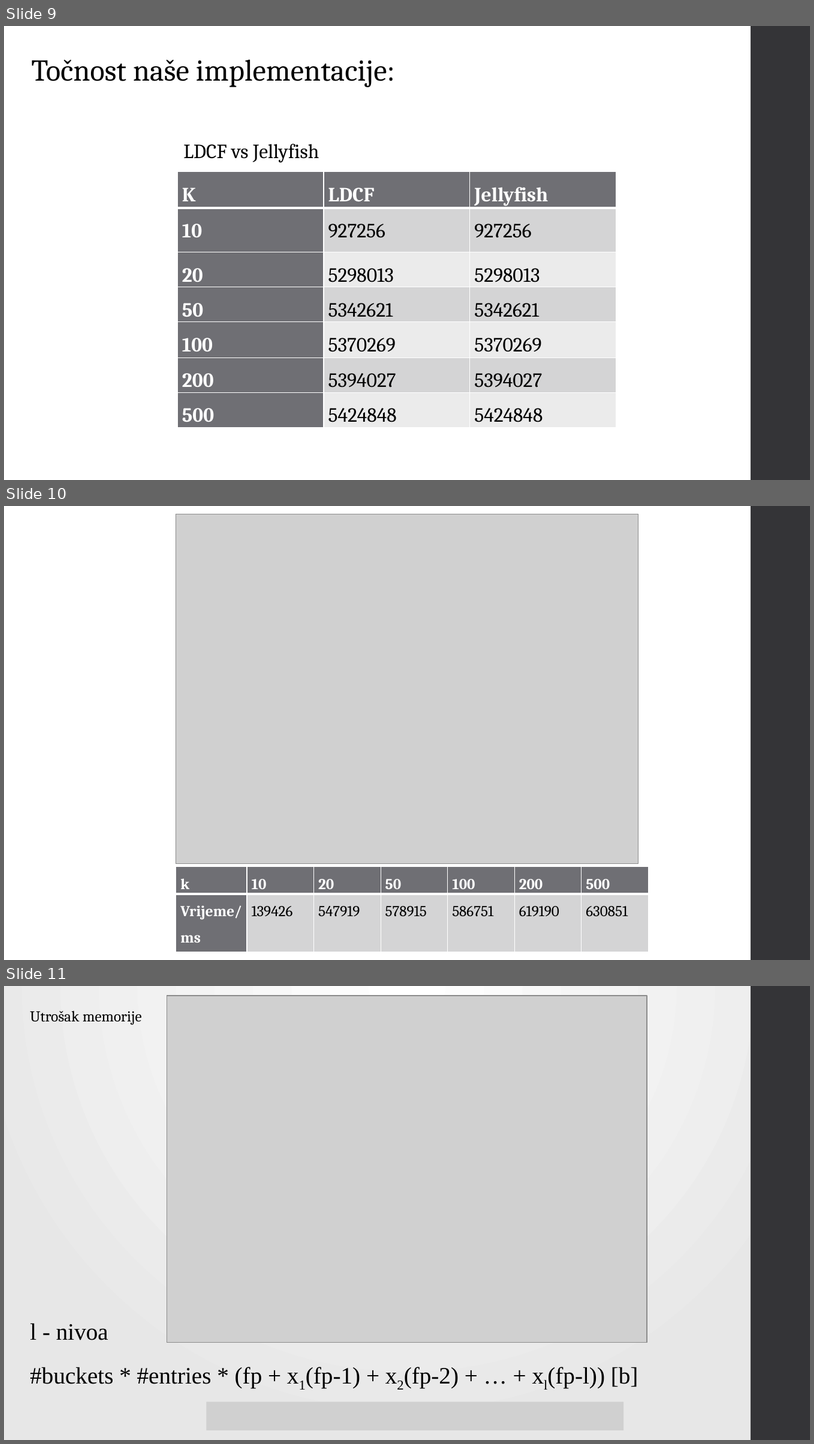
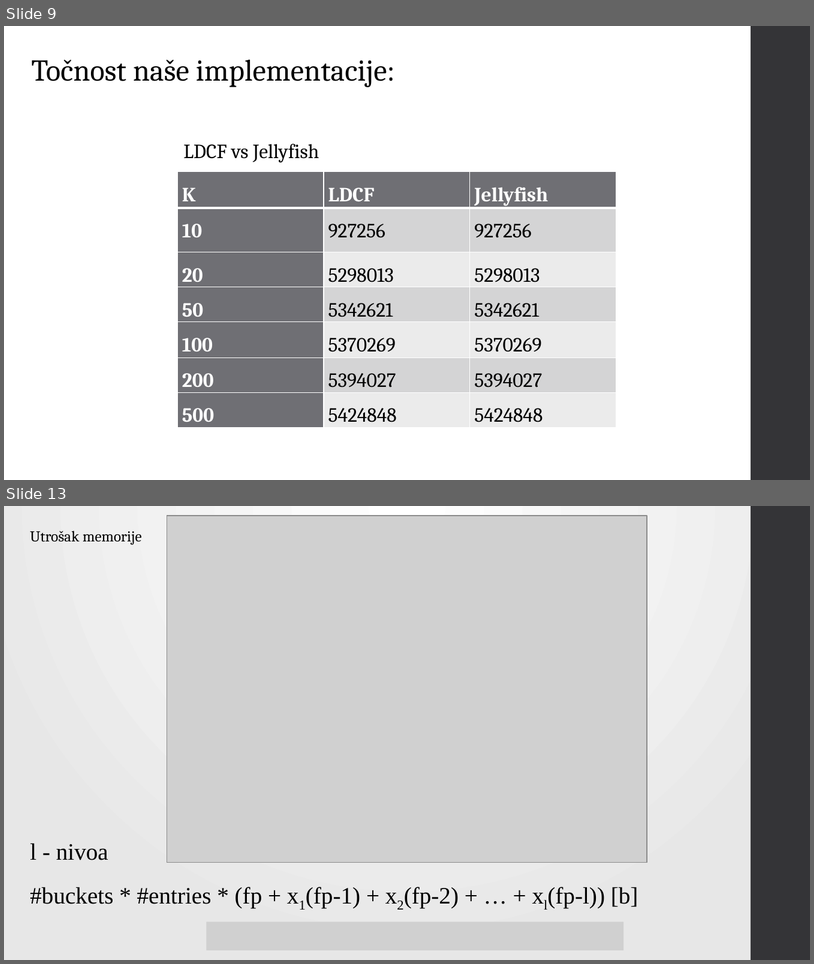
Before and after one commit to leafaber/bioinf, a slide deck: docs/LDCF.pptx. Shown one above the other, each under a label of ours: slides 9, 10 and 11 before the commit, slides 9 and 13 after it; the slides between them are not shown. The pictures are 814x1444 and 814x964 pixels, drawn with LibreOffice and Linux fonts; fonts in the diff are those of the drawing; grey boxes stand for pictures. Boxes give left, top, right and bottom in pixels: in the first picture for what was removed or moved away, otherwise in the second. Text is boxed around its words. In the diff, an @@ line names an element or a change of style, - is before the commit and + after.

```diff
--- a/docs/LDCF.pptx
+++ b/docs/LDCF.pptx
@@ slide 10 removed at [4, 506, 810, 960], background #FFFFFF; not listed: 1 template element that a slide beside it also shows @@
@@ picture removed at [176, 514, 639, 863] @@
@@ table removed at [176, 867, 650, 952], 2 rows, 7 columns @@
-k | 10 | 20 | 50 | 100 | 200 | 500
-Vrijeme/ms | 139426 | 547919 | 578915 | 586751 | 619190 | 630851
@@ what was slide 11 is now slide 13 @@
```
Also in this commit, not shown: 1 slide changed, 4 slides added, 1 other slide removed, 2 other files.
